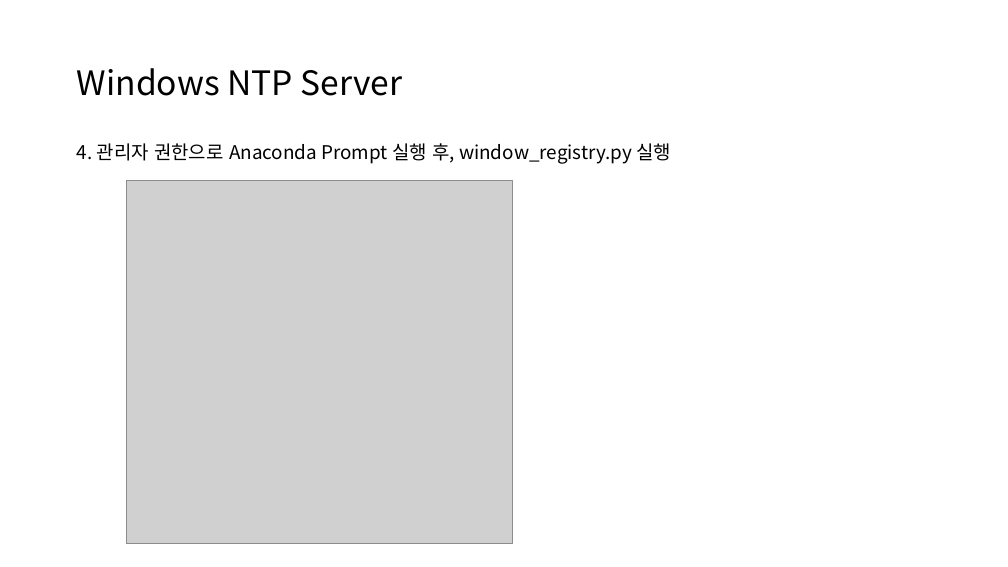
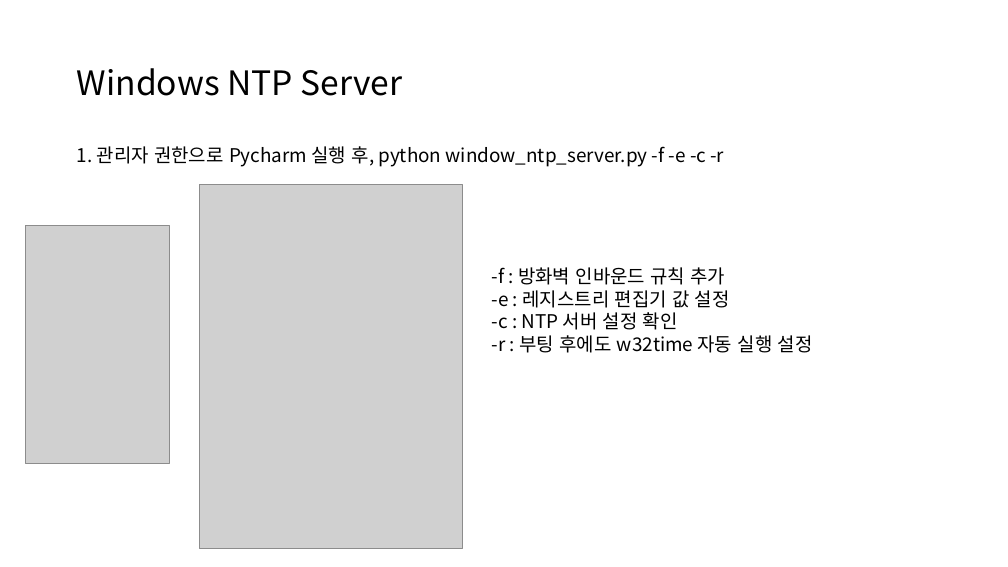
Before and after one commit to UnstructuredWork/udp_client_new, a slide deck: slide 5 of doc/time_synchronization.pptx (slide 8 before the commit). Drawn at 1008x567 pixels with LibreOffice and Linux fonts; fonts in the diff are those of the drawing; grey boxes stand for pictures. Boxes give left, top, right and bottom in pixels: in the first picture for what was removed or moved away, otherwise in the second. Text is boxed around its words. In the diff, an @@ line names an element or a change of style, - is before the commit and + after.

```diff
--- a/doc/time_synchronization.pptx
+++ b/doc/time_synchronization.pptx
@@ text at <box>77,146,724,167</box>: text changed @@
-4. 관리자 권한으로 Anaconda Prompt 실행 후, window_registry.py 실행
+1. 관리자 권한으로 Pycharm 실행 후, python window_ntp_server.py -f -e -c -r
@@ picture: place and size @@
-picture at <box>126,180,512,544</box>
+picture at <box>200,185,463,549</box>
@@ picture added at <box>26,225,169,464</box> @@
@@ text added at <box>492,267,813,353</box>, 18 pt, text #000000 @@
+-f : 방화벽 인바운드 규칙 추가
+-e : 레지스트리 편집기 값 설정
+-c : NTP 서버 설정 확인
+-r : 부팅 후에도 w32time 자동 실행 설정
```
Also in this commit, not shown: 7 other slides changed.
